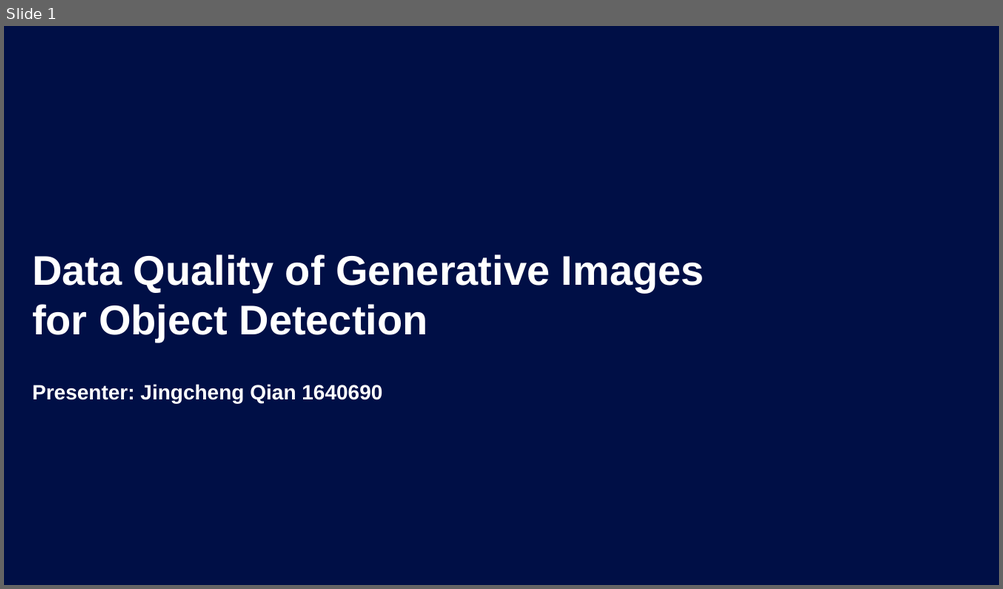
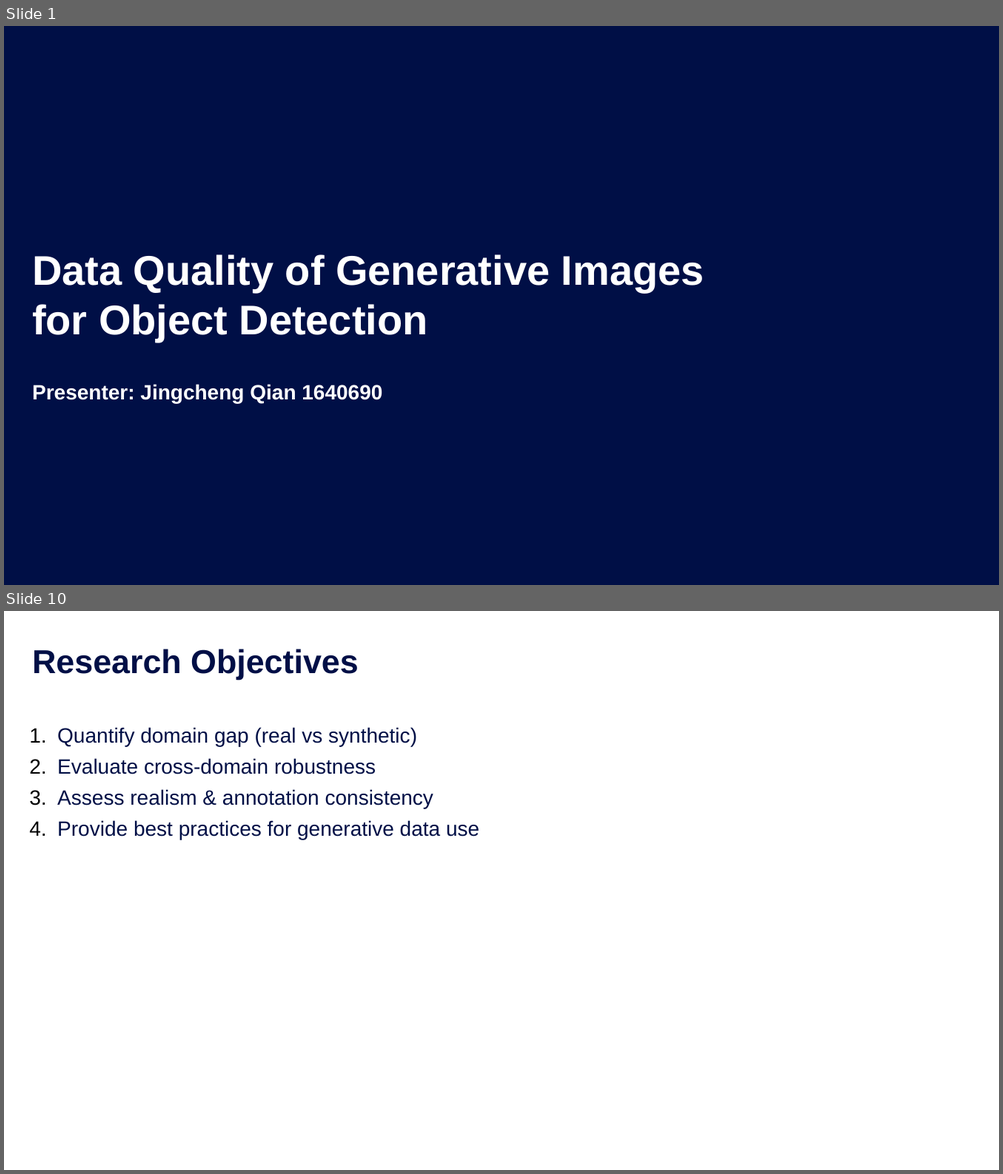
Before and after one commit to chengchengchenchen/MCS-Research-Project, a slide deck: doc/Presentation.pptx. Shown one above the other, each under a label of ours: slide 1 before the commit, slides 1 and 10 after it; the slides between them are not shown. The pictures are 1003x589 and 1003x1174 pixels, drawn with LibreOffice and Linux fonts; fonts in the diff are those of the drawing; background and template pictures are left out. Boxes give left, top, right and bottom in pixels: in the first picture for what was removed or moved away, otherwise in the second. Text is boxed around its words. In the diff, an @@ line names an element or a change of style, - is before the commit and + after.

```diff
--- a/doc/Presentation.pptx
+++ b/doc/Presentation.pptx
@@ slide 10 added at <box>4,611,999,1170</box>, background #FFFFFF @@
@@ title added at <box>32,649,358,680</box>, 32 pt, text #000F46, bold @@
+Research Objectives
@@ text added at <box>57,727,479,840</box>, 20 pt, text #000F46 @@
+      1. Quantify domain gap (real vs synthetic)
+      2. Evaluate cross-domain robustness
+      3. Assess realism & annotation consistency
+      4. Provide best practices for generative data use
```
Also in this commit, not shown: 16 other slides added, 7 slides removed, 15 other files.
